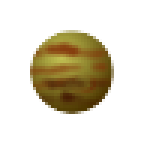
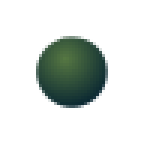
Comparing the layer stacks of the two 144 x 144 images. Changes:
hid "texture 03" over [30, 36, 114, 111]
added layer "planet 10" in group "Planets" over [36, 36, 108, 108]
hid "planet 06" over [30, 30, 114, 114]
